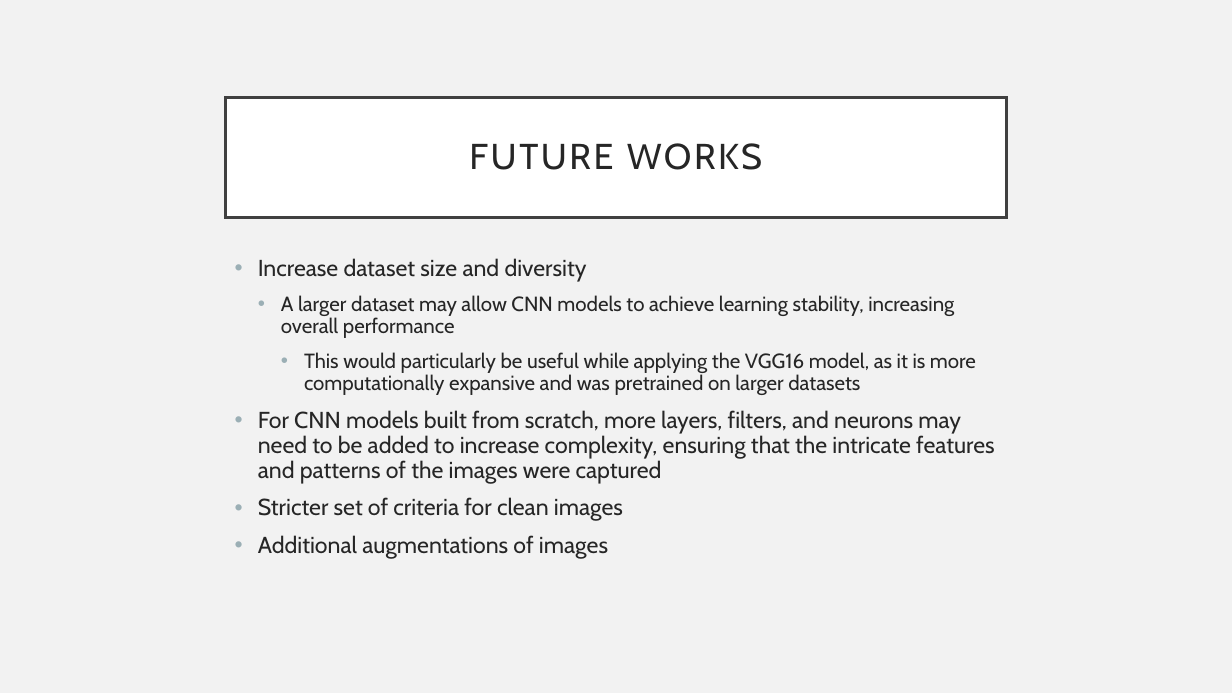
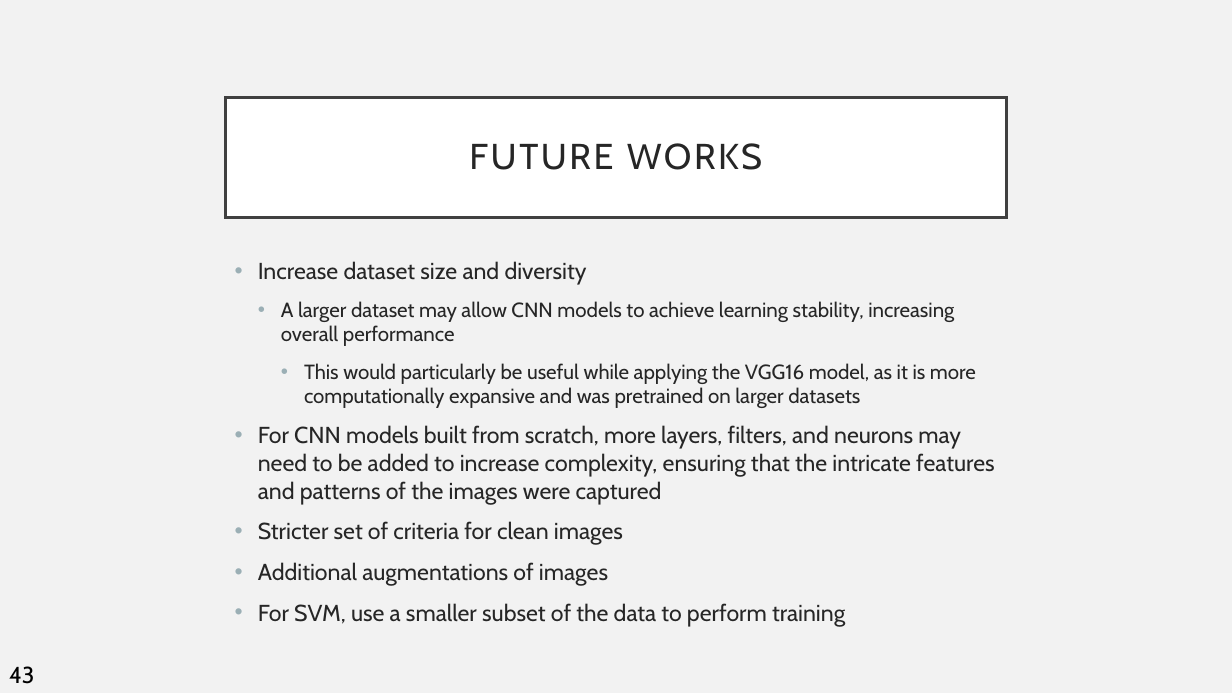
Before and after one commit to EZRA-DVLPR/MachineLearning-Comp542, a slide deck: slide 44 of group_proj/presentations/FinalPresentation.pptx (slide 37 before the commit). Drawn at 1232x693 pixels with LibreOffice and Linux fonts; fonts in the diff are those of the drawing. Boxes give left, top, right and bottom in pixels: in the first picture for what was removed or moved away, otherwise in the second. Text is boxed around its words. In the diff, an @@ line names an element or a change of style, - is before the commit and + after.

```diff
--- a/group_proj/presentations/FinalPresentation.pptx
+++ b/group_proj/presentations/FinalPresentation.pptx
@@ text at [258, 261, 994, 586]: line spacing 0.9 to 1 @@
@@ text at [258, 603, 845, 627]: paragraph added @@
+• For SVM, use a smaller subset of the data to perform training
@@ text added at [9, 666, 35, 684], 18 pt, text #000000 @@
+43
```
Also in this commit, not shown: 33 other slides changed, 12 slides added, 5 slides removed, 1 other file.
